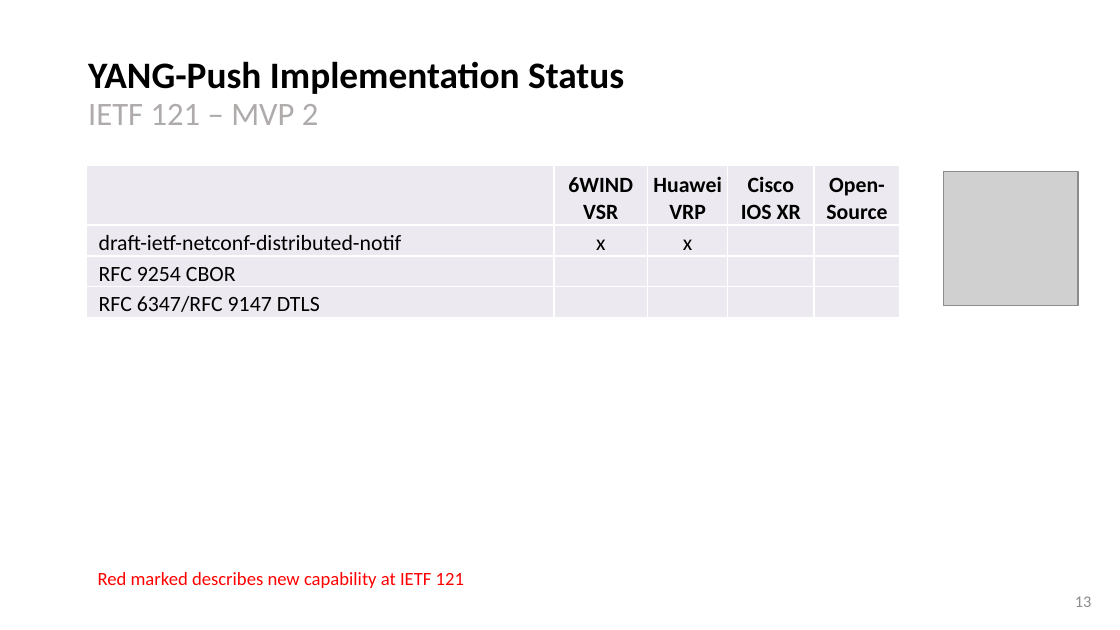
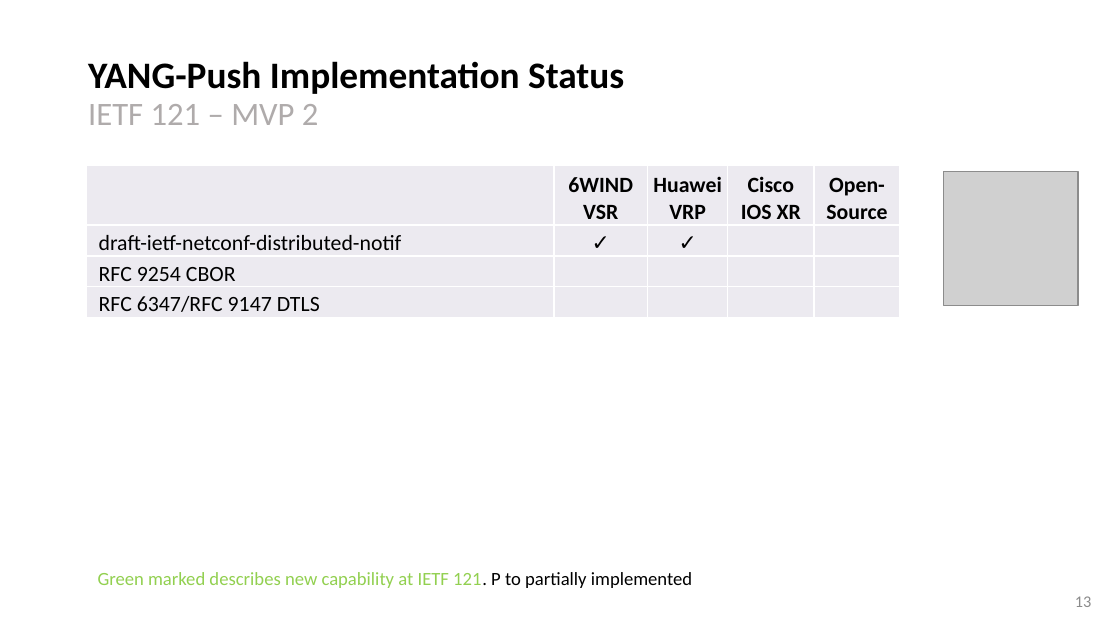
Before and after one commit to network-analytics/ietf-network-analytics-document-status, a slide deck: slide 13 of 121/Hackathon/ietf-121-hackathon-validate-yang-push-publisher.pptx. Drawn at 1120x630 pixels with LibreOffice and Linux fonts; fonts in the diff are those of the drawing; grey boxes stand for pictures. Boxes give left, top, right and bottom in pixels: in the first picture for what was removed or moved away, otherwise in the second. Text is boxed around its words. In the diff, an @@ line names an element or a change of style, - is before the commit and + after.

```diff
--- a/121/Hackathon/ietf-121-hackathon-validate-yang-push-publisher.pptx
+++ b/121/Hackathon/ietf-121-hackathon-validate-yang-push-publisher.pptx
@@ table at [86,166,900,318] @@
-row 2, column 2: x
+row 2, column 2: ✓
-row 2, column 3: x
+row 2, column 3: ✓
@@ text at [98,572,692,588]: text changed; text colour #FF0000 to #92D050 @@
-Red marked describes new capability at IETF 121
+Green marked describes new capability at IETF 121. P to partially implemented
```
Also in this commit, not shown: 4 other slides changed, 1 slide added, 1 slide removed, 3 other files.
